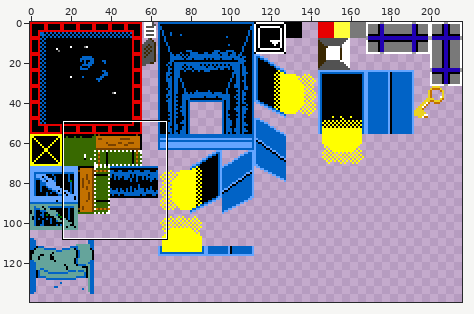
One commit to this sprite sheet: Project/Content/Sprites/Tilemap/tilemap.png. The picture above shows the old version from afar; the outline marks the close-up.
Close-up. Earlier state:
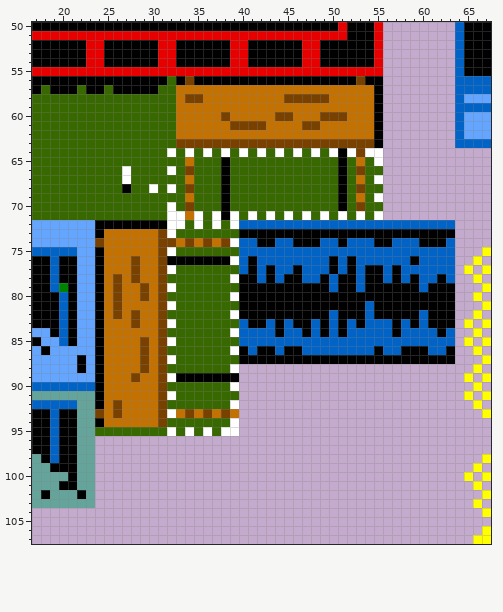
The file is 216x200 pixels. Shown: x 17..67, y 50..107. The wide view leaves out empty margins.
The result:
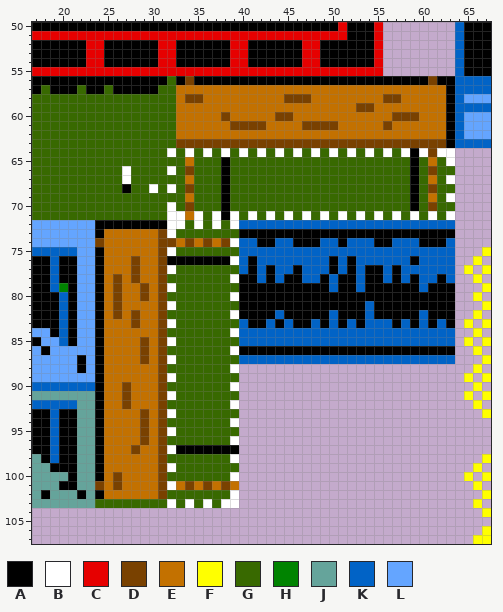
Palette (. is transparent): A #000000  B #ffffff  C #e60000  D #794100  E #c37100  F #ffff00  G #386900  H #008300  J #65a49b  K #0163c6  L #64a5ff
Changes in this commit:
@@ x 46..65 @@
  55 CCCCCCCCCC........KA
- 56 AAAAAAADAA........KK
- 57 EEEEEEEEEA........KK
- 58 DDDDEEEEEA........KL
- 59 EEEEEEEEEA........KK
- 60 EEEDDDEEEA........KL
- 61 EDDEEEEEEA........KL
- 62 EEEEEEEEEA........KL
- 63 DDDDDDDDDA........KK
- 64 BGBGBABDBB..........
- 65 GGGGGAGEGB..........
- 66 GGGGGAGDGG..........
- 67 GGGGGAGEGB..........
- 68 GGGGGAGDGG..........
- 69 GGGGGAGEGB..........
- 70 GGGGGAGDGG..........
- 71 GBGBGBGBGB..........
+ 56 AAAAAAAAAAAAAAADAAKK
+ 57 EEEEEEEEEEEEEEEEEAKK
+ 58 DDEEEEEEEEDDEEEEEAKL
+ 59 EEEEEEEDDEEEEEEEEAKK
+ 60 EEEEEEEEEEEDDDEEEAKL
+ 61 EDDDDEEEEEDEEEEEEAKL
+ 62 EEEEEEEEEEEEEEEEEAKL
+ 63 DDDDDDDDDDDDDDDDDAKK
+ 64 BGBGBGBGBGBGBABDBB..
+ 65 GGGGGGGGGGGGGAGEGB..
+ 66 GGGGGGGGGGGGGAGDGG..
+ 67 GGGGGGGGGGGGGAGEGB..
+ 68 GGGGGGGGGGGGGAGDGG..
+ 69 GGGGGGGGGGGGGAGEGB..
+ 70 GGGGGGGGGGGGGAGDGG..
+ 71 GBGBGBGBGBGBGBGBGB..
  72 KKKKKKKKKKKKKKKKKK..
@@ x 17..67 @@
  81 AAAKALLAEDEEEEDBGGGGGGGAAAAAAAAAAAAAAKAAAAAAAAA...F
- 82 AAAKALLAEDEDEEDGGGGGGGBAAAAAAAAAAKAAAKAAAAAKAAA..F.
- 83 AAAKALLAEEEDEEDBGGGGGGGKAAKAKAAKAKAKAKKKAKAKAAA.F.F
- 84 LLAKALLAEEEEEEDGGGGGGGBKKKKAKKAKAKAKKKKKAKKKKAK..F.
+ 82 AAAKALLAEDEDEEDGGGGGGGBAAAAKAAAAAKAAAKAAAAAKAAA..F.
+ 83 AAAKALLAEEEDEEDBGGGGGGGKAAKAKAAKAKAKAKKKAKAKAKA.F.F
+ 84 LLAKALLAEEEEEEDGGGGGGGBKKKKKKKKKKKKKKKKKKKKKKKK..F.
  85 ALLKALLAEEEEDEDBGGGGGGGKKKKKKKKKKKKKKKKKKKKKKKK.F.F
- 86 LALLLLLAEEEEDEDGGGGGGGBAKAAKAAKKKKKKKKAKKAAAKKA..F.
- 87 LLLLLALAEEEEDEDBGGGGGGGAAAAAAAAAAAAAAAAAAAAAAAA...F
- 88 LLLLLALAEEEEDEDGGGGGGGB..........................F.
- 89 LLLLLLLAEEEDEEDBAAAAAAA.........................F.F
- 90 KKKKKKKAEEEEEEDGGGGGGGB..........................F.
- 91 JJJJJJJAEEEEEEDBGGGGGGG.........................F.F
- 92 KKKKKJJAEDEEEEDGGGGGGGB..........................F.
- 93 AAKAAJJDEDEEEEDBEDEDEDE...........................F
- 94 AAKAAJJAEEEEEEDGGGGGGGB............................
- 95 AAKAAJJGGGGGGGGBGBGBGBB............................
- 96 AAKAAJJ............................................
- 97 AAKAAJJ............................................
- 98 JAKAAJJ...........................................F
- 99 JJAAAJJ..........................................F.
-100 JJJJAJJ.........................................F.F
-101 JJJAAJJ..........................................F.
-102 JAJJJAJ...........................................F
-103 JJJJJJJ..........................................F.
+ 86 LALLLLLAEEEEDEDGGGGGGGBAAAAAAAAAAAAAAAAAAAAAAAA..F.
+ 87 LLLLLALAEEEEDEDBGGGGGGGKKKKKKKKKKKKKKKKKKKKKKKK...F
+ 88 LLLLLALAEEEEEEDGGGGGGGB..........................F.
+ 89 LLLLLLLAEEEEEEDBGGGGGGG.........................F.F
+ 90 KKKKKKKAEEDEEEDGGGGGGGB..........................F.
+ 91 JJJJJJJAEEDEEEDBGGGGGGG.........................F.F
+ 92 KKKKKJJAEEDEEEDGGGGGGGB..........................F.
+ 93 AAKAAJJAEEEEDEDBGGGGGGG...........................F
+ 94 AAKAAJJAEEEEDEDGGGGGGGB............................
+ 95 AAKAAJJAEEEEDEDBGGGGGGG............................
+ 96 AAKAAJJAEEEEDEDGGGGGGGB............................
+ 97 AAKAAJJAEEEDEEDBAAAAAAA............................
+ 98 JAKAAJJAEEEEEEDGGGGGGGB...........................F
+ 99 JJAAAJJAEEEEEEDBGGGGGGG..........................F.
+100 JJJJAJJAEDEEEEDGGGGGGGB.........................F.F
+101 JJJAAJJDEDEEEEDBEDEDEDE..........................F.
+102 JAJJJAJAEEEEEEDGGGGGGGB...........................F
+103 JJJJJJJGGGGGGGGBGBGBGBB..........................F.
 104 ..................................................F
Where, in picture pixels (left, top, right, bottom), the same in both close-ups:
changed: (311, 76, 455, 220)
changed: (95, 310, 455, 508)
